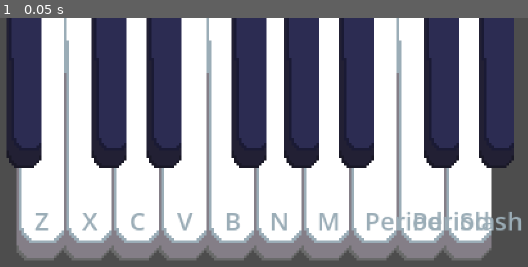
Above: before the commit, frame 1.
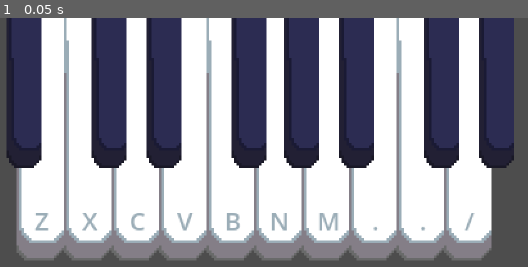
Above: after the commit, the same moment.

Repository: BeneUser/literalkeyboard
Game: Godot game, scene res://scenes/literalkeyboard.tscn
Two runs of this game, one before a commit and one after it. Both use one fixed random seed, a clock stepped at 60 frames per second and the inputs below.
Inputs:
- Up to frame 1 (0.05 s): no input

The runs differ from the first frame. In frame 1, 1.1% of the frame differs, in the area x 69-99%, y 77-86%.

Commit message:
Added a keystring remap-map, so labels stay single character.

Diff:
--- a/scenes/key.gd
+++ b/scenes/key.gd
@@ -9,12 +9,19 @@
 						"A", "A#",
 						"B"]
 
+#Used to map from keyboard layout code to "physical_keycodes".
 var keyboard_map : Dictionary = {
 	#A       S        D        F        G       H        J        K        L        Ö        Ä
 	100: 65, 101: 83, 102: 68, 103: 70, 104: 71, 105: 72, 106: 74, 107: 75, 108: 76, 109: 59, 110: 39,
 		#Y       X        C        V        B        N       M        ,        .        -
 		000: 90, 001: 88, 002: 67, 003: 86, 004: 66, 005: 78, 006: 77, 007: 44, 008: 46, 009: 47}
 
+var key_rename_map : Dictionary = {
+	"QuoteLeft": "`", "Section": "§", "Apostrophe": "'", "Equal": "=",
+	"BracketLeft": "[", "BracketRight": "]", "Dollar": "$", "BackSlash": "\\", "Plus": "+",
+	"Semicolon": ";",
+	"Comma": ",", "Period": ".", "Minus": "-", "Slash": "/",
+	"Less": "<"}
 
 
 @onready var audio_player : AudioStreamPlayer = $AudioStreamPlayer
@@ -43,12 +50,18 @@
 
 func _ready() -> void:
 	load_sound()
+
+	#Assign label, if this is a whitekey.
 	if white:
-		print(white)
 		keylabel = $Label
-		var keyboardlabel = DisplayServer.keyboard_get_label_from_physical(keyboard_map.get(keyID))
-		keylabel.text = OS.get_keycode_string(keyboardlabel)
-		print(keylabel.text)
+		var keycode = DisplayServer.keyboard_get_label_from_physical(keyboard_map.get(keyID))
+		var keystring = OS.get_keycode_string(keycode)
+		var keyboardlabel
+		if key_rename_map.has(keystring):
+			keyboardlabel = key_rename_map.get(keystring)
+		else:
+			keyboardlabel = keystring
+		keylabel.text = keyboardlabel
 
 func warp_from_next(octave : int, noteID : int):
 	#Returns warp_dict : Dictionary = {"warp-origin-octave" : 0, "warp-origin-node" : 0, "warp-factor" : 0.0}
@@ -101,11 +114,11 @@
 			unpressed.visible = true
 			#Stop audio
 			audio_player.stop()
-	#if event is InputEventKey:
-	#	print(event.physical_keycode)
-	#	var keycode = DisplayServer.keyboard_get_keycode_from_physical(event.physical_keycode)
-	#	var label = DisplayServer.keyboard_get_label_from_physical(event.physical_keycode)
-	#	print(keycode)
-	#	print(label)
-	#	print(OS.get_keycode_string(keycode))
-	#	print(OS.get_keycode_string(label))
+	if event is InputEventKey:
+		print(event.physical_keycode)
+		var keycode = DisplayServer.keyboard_get_keycode_from_physical(event.physical_keycode)
+		var label = DisplayServer.keyboard_get_label_from_physical(event.physical_keycode)
+		print(keycode)
+		print(label)
+		print(OS.get_keycode_string(keycode))
+		print(OS.get_keycode_string(label))
